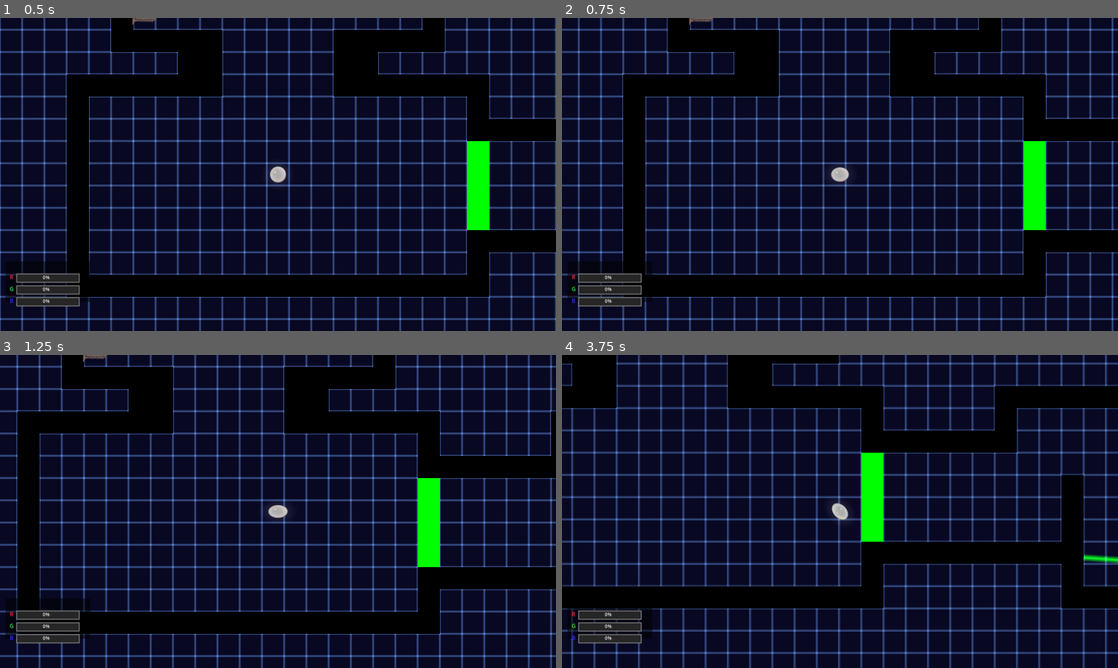
Above: before the commit, frames 1-4 (two rows, left to right).
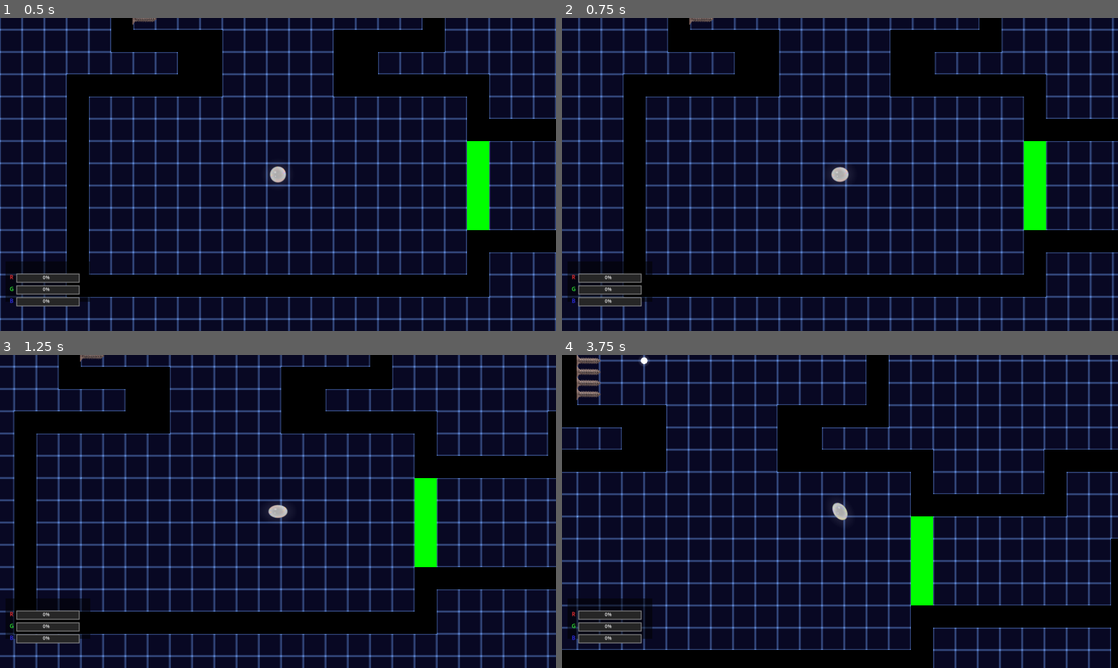
Above: after the commit, the same moments.

Repository: RianShinozaki/ColorBubbleGame
Game: Godot game, scene res://Maps/Level0.tscn
Same seed, same stepped clock (60 frames per second), same inputs: the game is played once before the commit and once after it.
Inputs:
- Up to frame 1 (0.5 s): no input
- Up to frame 2 (0.75 s): tap Enter (respawn) at 0.5 s; hold Right (ui_right) from 0.53 s (still down)
- Up to frame 3 (1.25 s): keep holding Right (ui_right)
- Up to frame 4 (3.75 s): release Right (ui_right) at 1.28 s; hold Down (ui_down) 1.28-2.03 s; hold Right (ui_right) 2.03-2.78 s; hold Up (ui_up) 2.78-3.53 s; hold Left (ui_left) from 3.53 s (still down)

Frame 1 is identical in both runs. In frame 2, 0.4% of the frame differs, in the area x 11-88%, y 0-90%; in frame 3, 16%; in frame 4, 56%, in the area x 0-100%, y 0-100%.

Commit message:
Boosted the game's pace

Diff:
--- a/Maps/Level0.tscn
+++ b/Maps/Level0.tscn
@@ -326,8 +326,6 @@
 modulate = Color(0, 0, 1, 1)
 position = Vector2(4128, -96)
 collision_mask = 771
-maximum_speed = 300.0
-acceleration = 500.0
 rgb_color = Color(0, 0, 1, 1)
 radius = 3.0
 detect_range = 640.0
@@ -538,6 +536,9 @@
 [node name="Checkpoint3" parent="." groups=["checkpoint"] instance=ExtResource("11_72mkl")]
 position = Vector2(64, -1088)
 
+[node name="Checkpoint4" parent="." groups=["checkpoint"] instance=ExtResource("11_72mkl")]
+position = Vector2(2912, 32)
+
 [node name="Checkpoint2" parent="." groups=["checkpoint"] instance=ExtResource("11_72mkl")]
 position = Vector2(3328, -2048)
 
--- a/Objects/color_bubble.tscn
+++ b/Objects/color_bubble.tscn
@@ -5,7 +5,7 @@
 [ext_resource type="Texture2D" uid="uid://xphqtpr8p8cy" path="res://Art Folders/WhiteBubble.png" id="2_v4bbh"]
 
 [sub_resource type="PhysicsMaterial" id="PhysicsMaterial_njfqy"]
-friction = 0.2
+friction = 0.0
 rough = true
 bounce = 1.0
 
@@ -57,11 +57,11 @@
 physics_material_override = SubResource("PhysicsMaterial_njfqy")
 gravity_scale = 0.0
 lock_rotation = true
-linear_damp = 2.24
+linear_damp = 1.0
 script = ExtResource("1_njfqy")
-maximum_speed = 150.0
-acceleration = 800.0
-stretch_scale_factor = 1500.0
+maximum_speed = 300.0
+acceleration = 700.0
+stretch_scale_factor = 2000.0
 rgb_color = Color(1, 0, 0, 1)
 behavior = 1
 detect_range = 512.0
--- a/Objects/player_bubble.tscn
+++ b/Objects/player_bubble.tscn
@@ -6,7 +6,7 @@
 [ext_resource type="Shader" uid="uid://dfdcq2ethwfcl" path="res://Shaders/player_bubble_shader.gdshader" id="3_shader"]
 
 [sub_resource type="PhysicsMaterial" id="PhysicsMaterial_mdqsx"]
-friction = 0.2
+friction = 0.0
 rough = true
 bounce = 1.0
 
@@ -67,11 +67,11 @@
 physics_material_override = SubResource("PhysicsMaterial_mdqsx")
 gravity_scale = 0.0
 lock_rotation = true
-linear_damp = 2.24
+linear_damp = 1.5
 script = ExtResource("1_to0jj")
-maximum_speed = 300.0
-acceleration = 1000.0
-stretch_scale_factor = 1500.0
+maximum_speed = 450.0
+acceleration = 900.0
+stretch_scale_factor = 2000.0
 sprite = NodePath("SpriteParent/Art")
 shape = NodePath("CollisionShape2D")
 sprite_parent = NodePath("SpriteParent")
--- a/Objects/spiky_enemy_bubble.tscn
+++ b/Objects/spiky_enemy_bubble.tscn
@@ -4,7 +4,7 @@
 [ext_resource type="Texture2D" uid="uid://d18kxyc6xq3wi" path="res://Art Folders/SpikyBubble.png" id="1_yat1f"]
 
 [sub_resource type="PhysicsMaterial" id="PhysicsMaterial_d7xqd"]
-friction = 0.2
+friction = 0.0
 rough = true
 bounce = 1.0
 
@@ -30,20 +30,18 @@
 physics_material_override = SubResource("PhysicsMaterial_d7xqd")
 gravity_scale = 0.0
 lock_rotation = true
-linear_damp = 2.24
+linear_damp = 1.0
 script = ExtResource("1_fbcgj")
-maximum_speed = 150.0
-acceleration = 800.0
+maximum_speed = 300.0
+acceleration = 700.0
 stretch_scale_factor = 1500.0
 rgb_color = Color(1, 0, 0, 1)
-radius = 0.0
+radius = 1.0
 add_color = false
 behavior = 1
 detect_range = 512.0
-detect_range_alerted = null
 
 [node name="SpriteParent" type="Node2D" parent="."]
-scale = Vector2(1e-05, 1e-05)
 
 [node name="Sprite2D" type="Sprite2D" parent="SpriteParent"]
 texture = ExtResource("1_yat1f")
@@ -56,5 +54,4 @@
 
 [node name="CollisionShape2D" type="CollisionShape2D" parent="."]
 visible = false
-scale = Vector2(1e-05, 1e-05)
 shape = SubResource("CircleShape2D_qbg5b")
Not shown, added: export_presets.cfg
